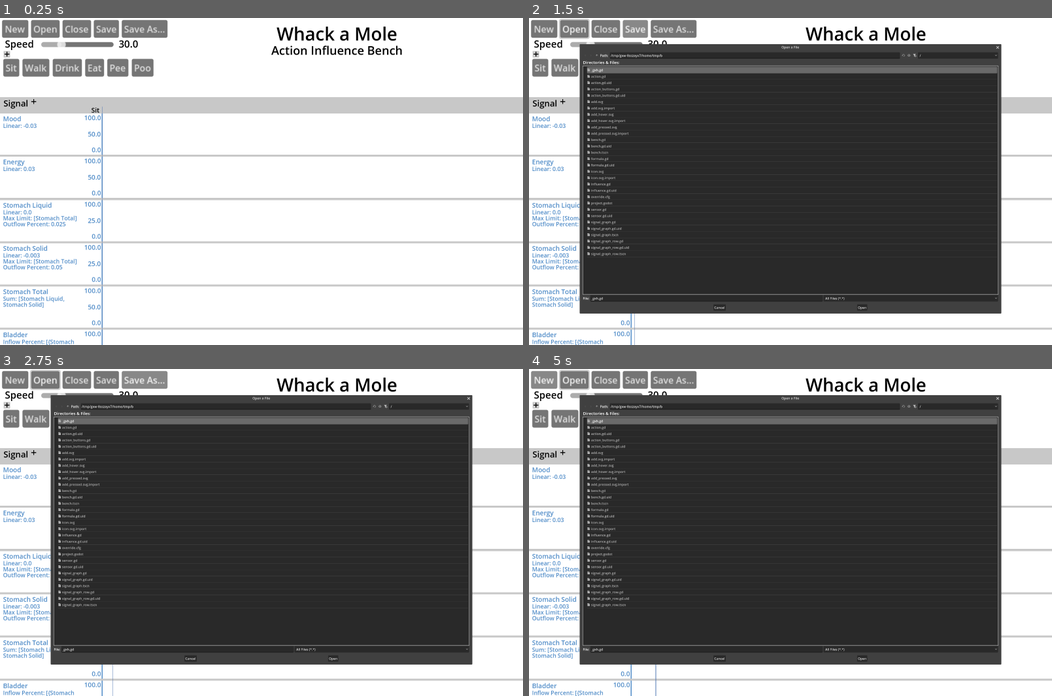
Above: before the commit, frames 1-4 (two rows, left to right).
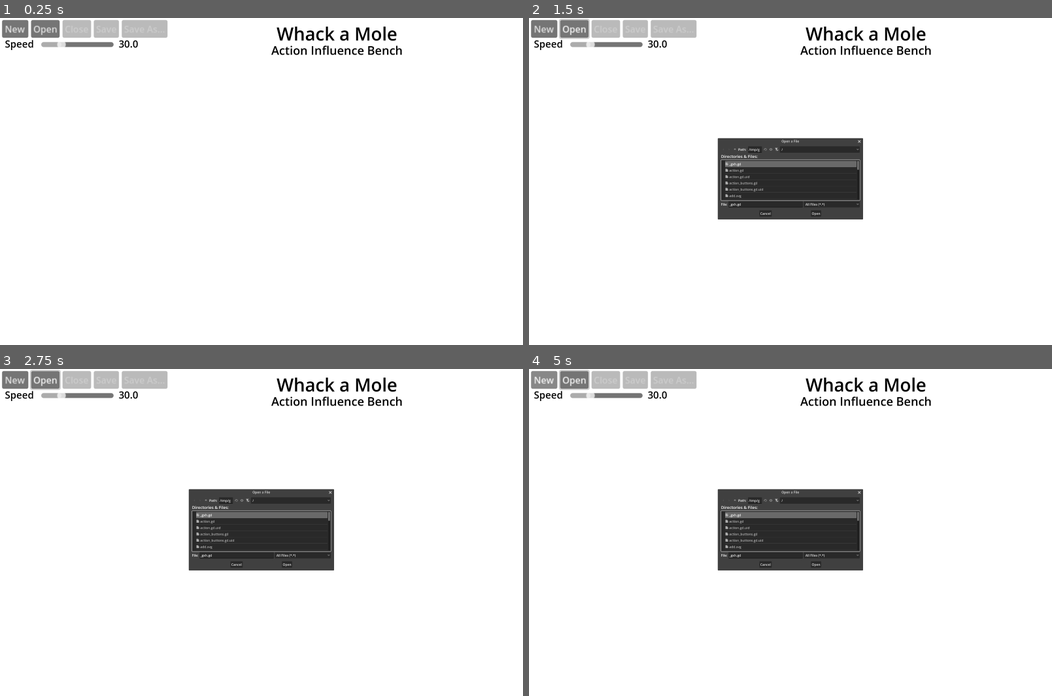
Above: after the commit, the same moments.

Repository: steampunkmind/mitw-action-influence-bench
Game: Godot game, scene res://bench.tscn
Two runs of this game, one before a commit and one after it. Both use one fixed random seed, a clock stepped at 60 frames per second and the inputs below.
Inputs (mouse positions are in pixels of both pictures, inside the frame that each line leads up to):
- Up to frame 1 (0.25 s): no input
- Up to frame 2 (1.5 s): click "Open" at 0.5 s; click (633, 27) at 1.25 s, where only the run before the commit has a clickable "Save"
- Up to frame 3 (2.75 s): click (146, 378) at 2 s, where only the run before the commit has a clickable "Save As..."
- Up to frame 4 (5 s): click (560, 454) at 2.77 s; click "New" at 3.5 s; click "New" at 4.25 s

The runs differ from the first frame. In frame 1, 13% of the frame differs, in the area x 0-100%, y 0-100%; in frame 2, 66%; in frame 3, 66%; in frame 4, 66%.

Commit message:
Fully implements close, save, and save as file buttons.

Diff:
--- a/action_buttons.gd
+++ b/action_buttons.gd
@@ -1,5 +1,6 @@
 extends ColorRect
 
+signal model_changed
 signal action_button_pressed
 
 @export var action_array: Array[Dictionary]
@@ -12,8 +13,6 @@
 # Called when the node enters the scene tree for the first time.
 func _ready() -> void:
 	$ActionButtonTemplate.visible = false
-	fill_actions(action_array)
-	add_action_buttons()
 
 
 # Called every frame. 'delta' is the elapsed time since the previous frame.
@@ -30,6 +29,7 @@
 	actions.append(action)
 	clear_action_buttons()
 	add_action_buttons()
+	model_changed.emit()
 
 
 func set_new_model() -> void:
--- a/bench.gd
+++ b/bench.gd
@@ -1,4 +1,10 @@
 extends ColorRect
+
+const DONT_SAVE = "Don't Save"
+
+var _is_model: bool = false
+var _is_model_file: bool = false
+var _close_after_save: bool = false
 
 @export var frame_rate: float
 
@@ -6,6 +12,9 @@
 func _ready() -> void:
 	$FrameRateSlider.value = frame_rate
 	$FrameRateValue.text = str(frame_rate)
+	$CloseConfirmationDialog.add_button("Don't Save", false, DONT_SAVE)
+	_set_is_model(false)
+	_set_is_dirty(false)
 
 
 # Called every frame. 'delta' is the elapsed time since the previous frame.
@@ -33,17 +42,78 @@
 	$SignalGraph.set_action(action)
 
 
+## File Functions ##
+func _on_new_button_pressed() -> void:
+	$ActionButtons.set_new_model()
+	$SignalGraph.set_new_model()
+	_set_is_model(true)
+
+
+func _on_open_button_pressed() -> void:
+	$OpenFileDialog.popup()
+
+
 func _on_open_file_dialog_file_selected(path: String) -> void:
-	$ModelPath.text = path
 	var file = FileAccess.open(path, FileAccess.READ)
 	var json = JSON.parse_string(file.get_as_text())
 	file.close()
 
 	$ActionButtons.set_action_dicts(json.get('actions') as Array)
 	$SignalGraph.set_sensor_dicts(json.get('sensors') as Array)
-	$SaveButton.visible = true
-	$ModelPath.visible = true
+	_set_is_model(true, path)
 
+
+func _on_close_button_pressed() -> void:
+	if _is_dirty():
+		$CloseConfirmationDialog.popup()
+	else:
+		_set_is_dirty(false)
+		_set_is_model(false)
+
+
+func _on_close_confirmation_dialog_confirmed() -> void:
+	_close_after_save = true
+	if (!_get_is_model_file()):
+		$SaveFileDialog.popup()
+	else:
+		_write_file()
+
+
+func _on_close_confirmation_dialog_custom_action(action: StringName) -> void:
+	if action == DONT_SAVE:
+		_set_is_dirty(false)
+		_set_is_model(false)
+	else:
+		print("Unknown save confirmation dialog custom action.")
+
+	$CloseConfirmationDialog.hide()
+
+
+func _on_save_button_pressed() -> void:
+	_close_after_save = false
+	if (!_get_is_model_file()):
+		$SaveFileDialog.popup()
+	else:
+		_write_file()
+
+
+func _on_save_as_button_pressed() -> void:
+	_close_after_save = false
+	$SaveFileDialog.popup()
+
+
+func _on_save_file_dialog_file_selected(path: String) -> void:
+	_set_is_model(true, path)
+	_write_file()
+
+
+func _write_file() -> void:
+	var file = FileAccess.open($ModelPath.text, FileAccess.WRITE)
+	var content = JSON.stringify(get_dict(), "\t") # Remove the tab to reduce file size someday?
+	file.store_line(content)
+	_set_is_dirty(false)
+	if _close_after_save:
+		_set_is_model(false)
 
 func get_dict() -> Dictionary:
 	var dict = {}
@@ -52,24 +122,41 @@
 	return dict
 
 
-func _on_new_button_pressed() -> void:
-	$ActionButtons.set_new_model()
-	$SignalGraph.set_new_model()
+func _set_is_model(is_model: bool, model_path: String = "") -> void:
+	_is_model = is_model
+	$ModelPath.visible = is_model
+	$ActionButtons.visible = is_model
+	$SignalGraph.visible = is_model
+	$NewButton.disabled = is_model
+	$OpenButton.disabled = is_model
+	$CloseButton.disabled = !is_model
+	$ModelPath.text = model_path
+	if model_path == "":
+		_is_model_file = false
+	else:
+		_is_model_file = true
 
 
-func _on_open_button_pressed() -> void:
-	$OpenFileDialog.popup_centered_ratio()
+func _get_is_model() -> bool:
+	return _is_model
 
 
-func _on_close_button_pressed() -> void:
-	pass # Replace with function body.
+func _get_is_model_file() -> bool:
+	return _is_model_file
 
 
-func _on_save_button_pressed() -> void:
-	var file = FileAccess.open($ModelPath.text, FileAccess.WRITE)
-	var content = JSON.stringify(get_dict(), "\t") # Remove the tab to reduce file size someday?
-	file.store_line(content)
+func _on_action_buttons_model_changed() -> void:
+	$SaveButton.disabled = false # use SaveButton.disabled as dirty flag
 
 
-func _on_save_as_button_pressed() -> void:
-	pass # Replace with function body.
+func _on_model_changed() -> void:
+	_set_is_dirty(true)
+
+
+func _set_is_dirty(is_dirty: bool) -> void:
+	$SaveButton.disabled = !is_dirty # use SaveButton.disabled as dirty flag
+	$SaveAsButton.disabled = !is_dirty
+
+
+func _is_dirty() -> bool:
+	return $SaveButton.disabled == false # use SaveButton.disabled as dirty flag
--- a/bench.tscn
+++ b/bench.tscn
@@ -52,10 +52,10 @@
 [node name="ModelPath" type="Label" parent="."]
 visible = false
 layout_mode = 0
-offset_left = 317.0
-offset_top = 21.0
-offset_right = 1295.0
-offset_bottom = 87.0
+offset_left = 840.0
+offset_top = -12.0
+offset_right = 1818.0
+offset_bottom = 54.0
 text = "Path: "
 label_settings = SubResource("LabelSettings_i6k0q")
 vertical_alignment = 1
@@ -324,9 +324,20 @@
 
 [node name="OpenFileDialog" type="FileDialog" parent="."]
 title = "Open a File"
+initial_position = 1
 ok_button_text = "Open"
 file_mode = 0
 access = 2
+
+[node name="SaveFileDialog" type="FileDialog" parent="."]
+initial_position = 1
+access = 2
+
+[node name="CloseConfirmationDialog" type="ConfirmationDialog" parent="."]
+title = "Save changes before closing?"
+initial_position = 1
+ok_button_text = "Save"
+dialog_text = "If you don't save, your changes will be lost."
 
 [connection signal="pressed" from="NewButton" to="." method="_on_new_button_pressed"]
 [connection signal="pressed" from="OpenButton" to="." method="_on_open_button_pressed"]
@@ -334,7 +345,12 @@
 [connection signal="pressed" from="SaveButton" to="." method="_on_save_button_pressed"]
 [connection signal="pressed" from="SaveAsButton" to="." method="_on_save_as_button_pressed"]
 [connection signal="value_changed" from="FrameRateSlider" to="." method="_on_frame_rate_slider_value_changed"]
+[connection signal="model_changed" from="SignalGraph" to="." method="_on_model_changed"]
 [connection signal="action_button_pressed" from="ActionButtons" to="." method="_on_action_button_pressed"]
+[connection signal="model_changed" from="ActionButtons" to="." method="_on_model_changed"]
 [connection signal="button_up" from="ActionButtons/AddButton" to="ActionButtons" method="_on_add_button_button_up"]
 [connection signal="timeout" from="Timer" to="." method="_on_timer_timeout"]
 [connection signal="file_selected" from="OpenFileDialog" to="." method="_on_open_file_dialog_file_selected"]
+[connection signal="file_selected" from="SaveFileDialog" to="." method="_on_save_file_dialog_file_selected"]
+[connection signal="confirmed" from="CloseConfirmationDialog" to="." method="_on_close_confirmation_dialog_confirmed"]
+[connection signal="custom_action" from="CloseConfirmationDialog" to="." method="_on_close_confirmation_dialog_custom_action"]
--- a/signal_graph.gd
+++ b/signal_graph.gd
@@ -1,5 +1,7 @@
 class_name SignalGraph
 extends ColorRect
+
+signal model_changed
 
 @export var signal_array_dicts: Array[Dictionary]
 @export var signal_graph_row_template: PackedScene
@@ -17,8 +19,6 @@
 	$ActionNameTemplate.visible = false
 	$ActionLineTemplate.visible = false
 	name_line_offset = $ActionLineTemplate.position.x - ($ActionNameTemplate.position.x + $ActionNameTemplate.size.x)
-	fill_sensors(signal_array_dicts)
-	add_signal_graph_rows()
 
 
 # Called every frame. 'delta' is the elapsed time since the previous frame.
@@ -38,6 +38,7 @@
 	new_signal_graph_row()
 	add_signal_graph_rows()
 	set_action(init_action)
+	model_changed.emit()
 
 
 func get_sensor_dicts() -> Array:
@@ -139,7 +140,8 @@
 	## Set influences
 	for influence: Influence in action.get_influences():
 		var signal_graph_row = signal_graph_rows.get(influence.get_signal_name())
-		signal_graph_row.set_formula(influence.get_formula())
+		if signal_graph_row != null :
+			signal_graph_row.set_formula(influence.get_formula())
 
 
 ### Support for signal graph rows ###
